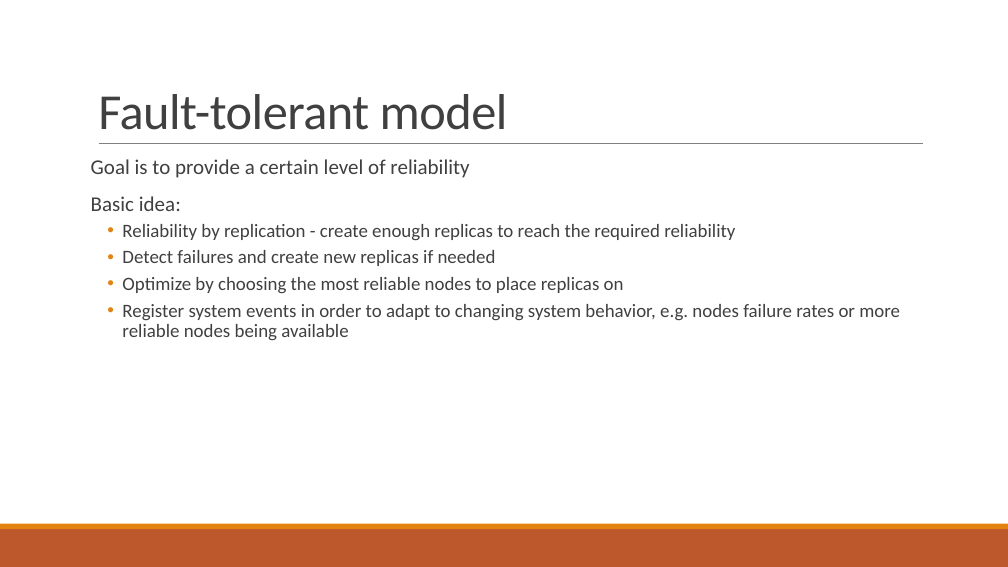
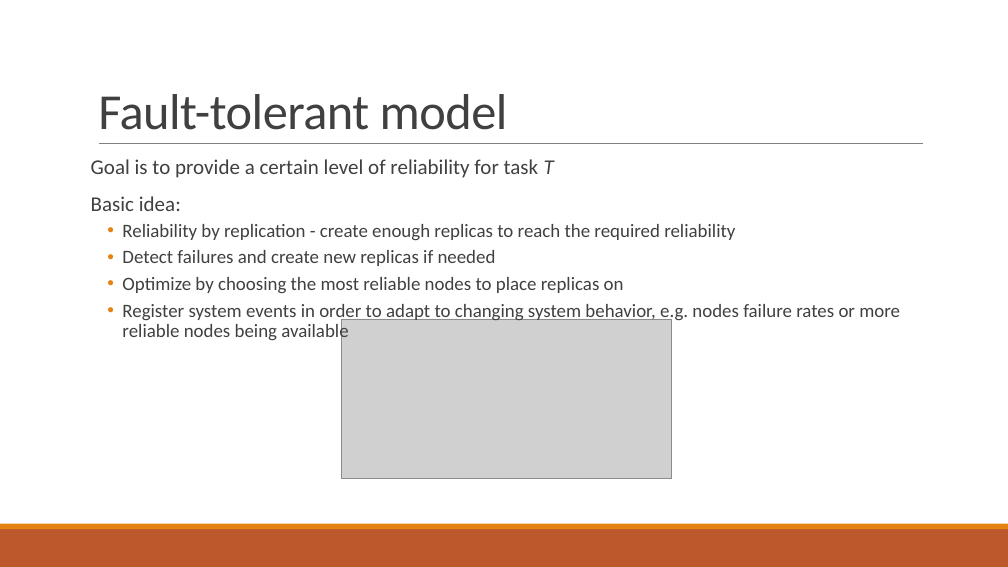
Before and after one commit to PStahl/master_thesis, a slide deck: slide 7 of presentation/presentation2.pptx. Drawn at 1008x567 pixels with LibreOffice and Linux fonts; fonts in the diff are those of the drawing; grey boxes stand for pictures. Boxes give left, top, right and bottom in pixels: in the first picture for what was removed or moved away, otherwise in the second. Text is boxed around its words. In the diff, an @@ line names an element or a change of style, - is before the commit and + after.

```diff
--- a/presentation/presentation2.pptx
+++ b/presentation/presentation2.pptx
@@ text at [91,159,554,178]: text changed @@
-Goal is to provide a certain level of reliability
+Goal is to provide a certain level of reliability for task T
@@ picture added at [341,319,671,479] @@
```
Also in this commit, not shown: 5 other slides changed, 2 slides removed.
